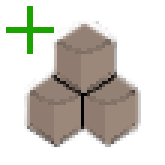
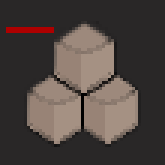
Revision of a layered 165 x 165 image; what changed, layer by layer:
painted on "Layer 6" over [6, 6, 54, 54]
showed "Layer 3" over [0, 0, 165, 165]
